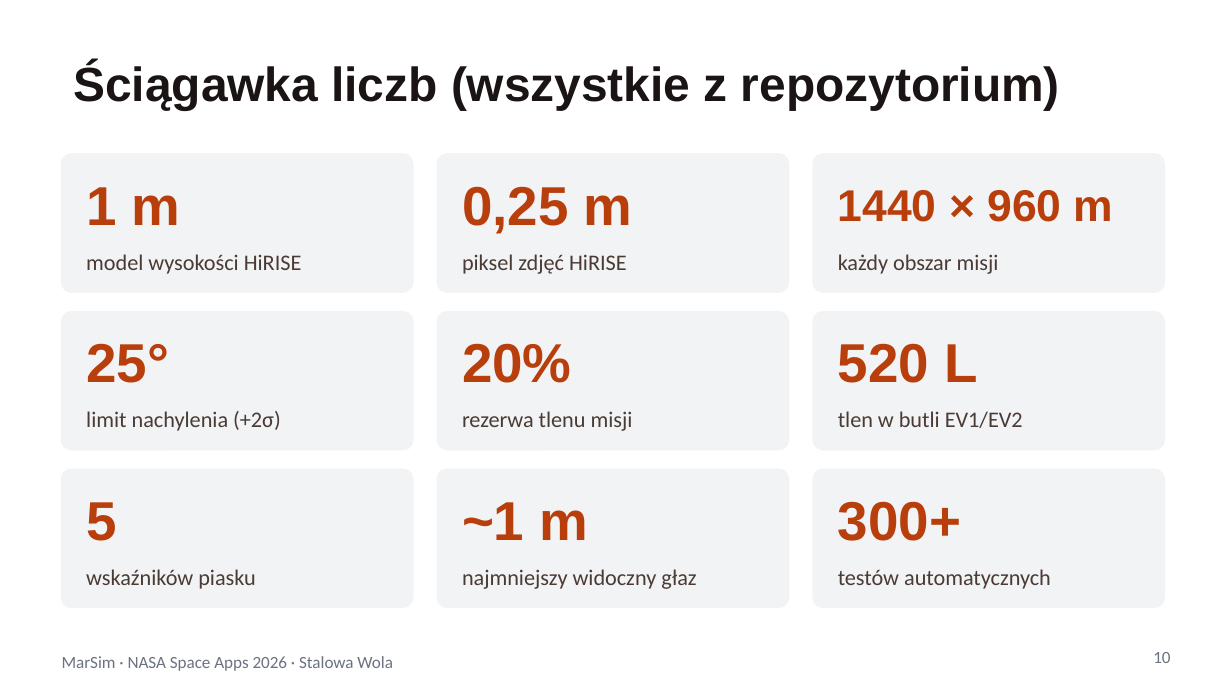
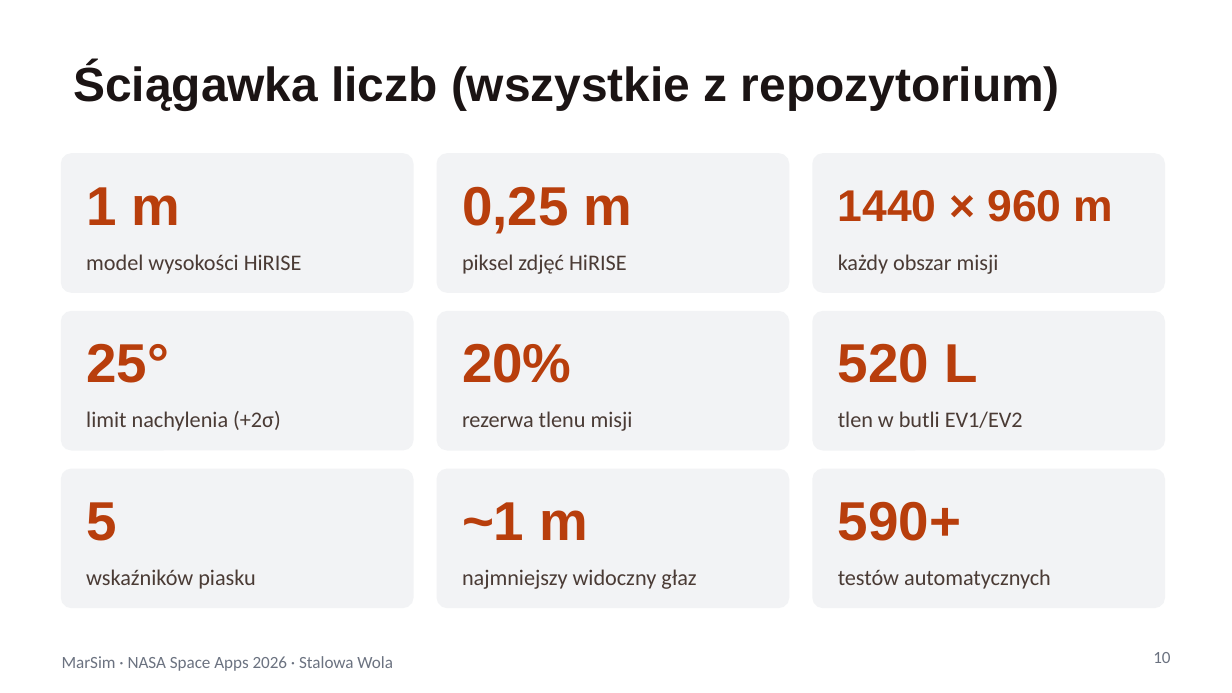
Before and after one commit to Aqayooooo/MarSim, a slide deck: slide 10 of prezentacja/MarSim-prezentacja-role.pptx. Drawn at 1232x693 pixels with LibreOffice and Linux fonts; fonts in the diff are those of the drawing. Boxes give left, top, right and bottom in pixels: in the first picture for what was removed or moved away, otherwise in the second. Text is boxed around its words. In the diff, an @@ line names an element or a change of style, - is before the commit and + after.

Commit message:
Prezentacja: poprawione źródła i liczby testów

```diff
--- a/prezentacja/MarSim-prezentacja-role.pptx
+++ b/prezentacja/MarSim-prezentacja-role.pptx
@@ text at (x1=838, y1=501, x2=961, y2=541): text changed @@
-300+
+590+
```
Also in this commit, not shown: 5 other slides changed.
